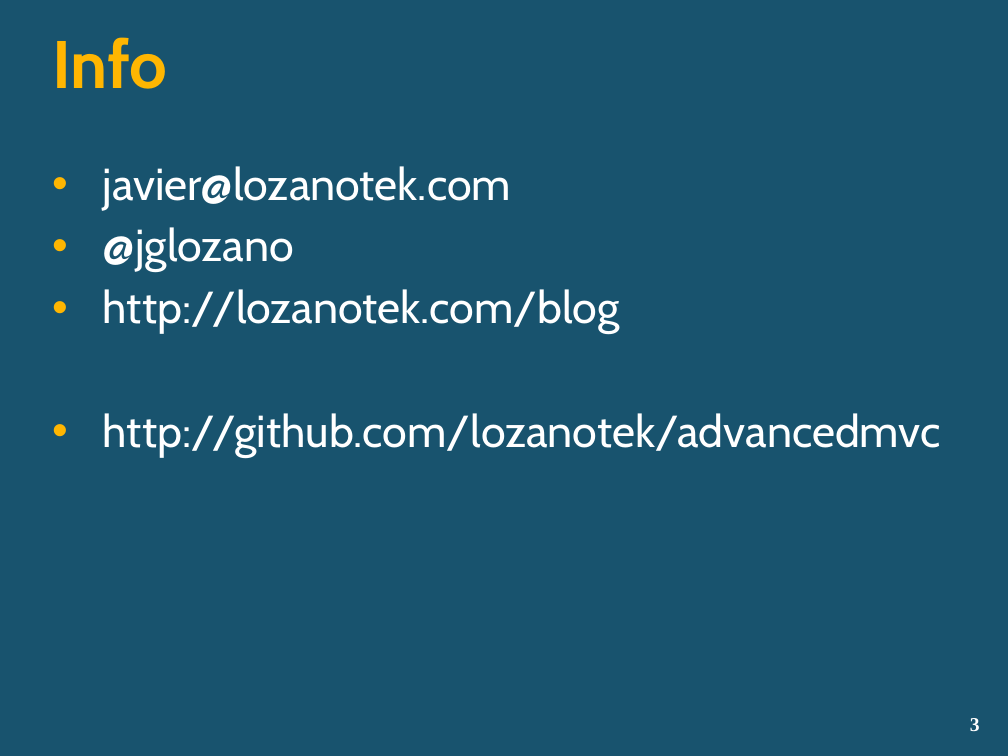
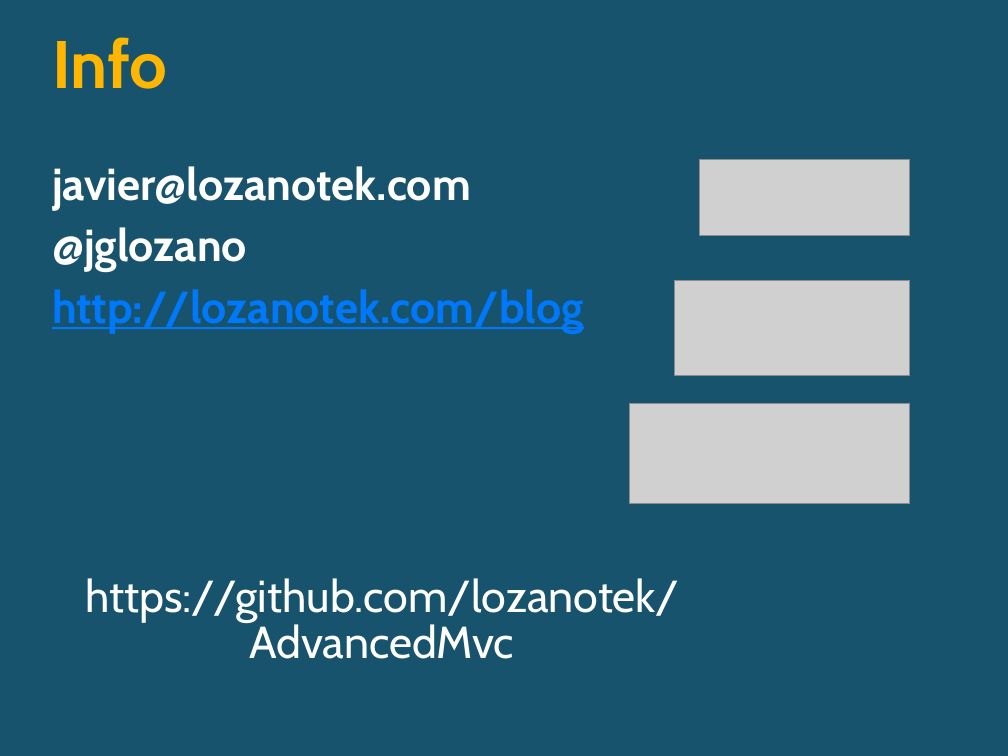
Before and after one commit to lozanotek/advancedmvc, a slide deck: slide 5 of slides/AdvancedMvc.pptx (slide 3 before the commit). Drawn at 1008x756 pixels with LibreOffice and Linux fonts; fonts in the diff are those of the drawing; grey boxes stand for pictures; background and template pictures are left out. Boxes give left, top, right and bottom in pixels: in the first picture for what was removed or moved away, otherwise in the second. Text is boxed around its words. In the diff, an @@ line names an element or a change of style, - is before the commit and + after.

```diff
--- a/slides/AdvancedMvc.pptx
+++ b/slides/AdvancedMvc.pptx
@@ text "javier@lozanotek.com" at <box>52,166,584,334</box>: bold on; text colour #FFFFFF to #0078FA, underline on in "http://lozanotek.com/blog"; bullet • to none @@
@@ picture added at <box>700,159,909,235</box> @@
@@ picture added at <box>674,280,909,375</box> @@
@@ text at <box>103,413,941,457</box>: paragraph removed @@
-• http://github.com/lozanotek/advancedmvc
@@ picture added at <box>630,403,910,504</box> @@
@@ text added at <box>85,578,680,659</box>, 32 pt, text #FFFFFF @@
+https://github.com/lozanotek/AdvancedMvc
@@ page number removed at <box>970,718,980,731</box> @@
-3
```
Also in this commit, not shown: 3 other slides changed, 3 slides added.
